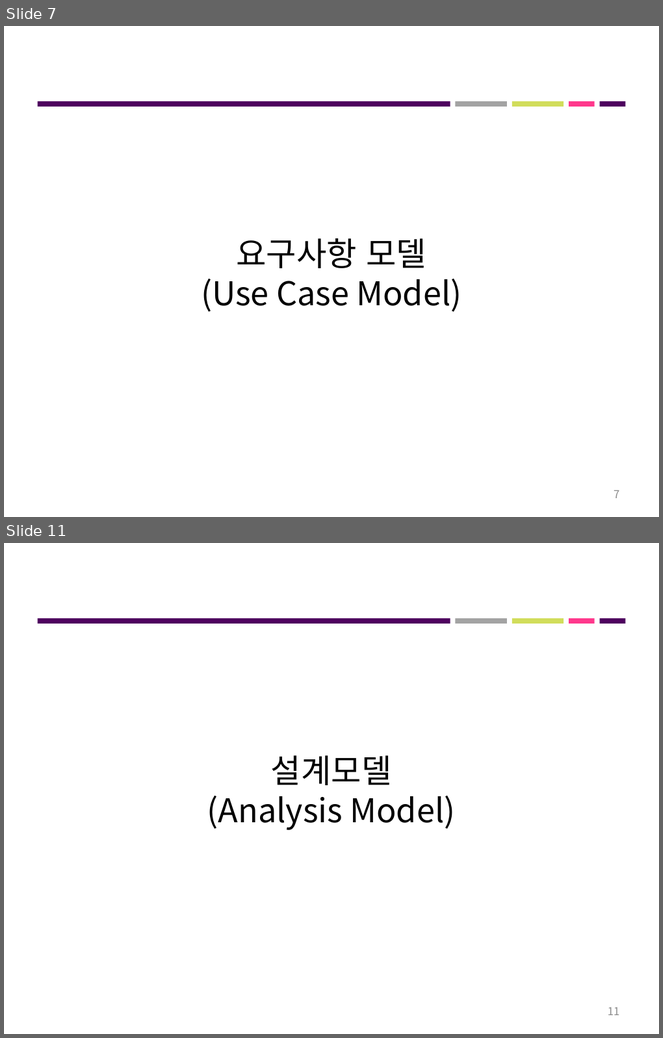
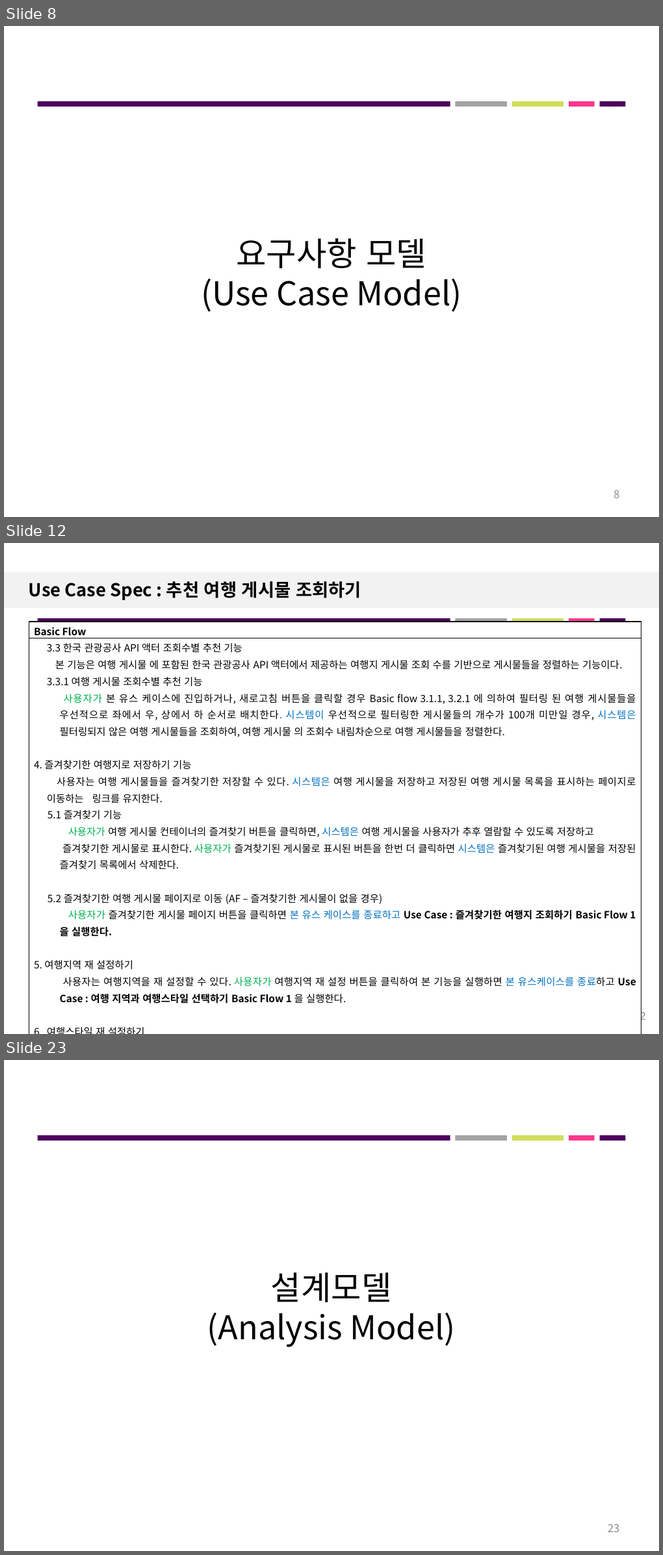
Before and after one commit to roeniss/TripPicker, a slide deck: 관리산출물/프로젝트_최종결과보고서/1팀_최종결과보고서.pptx. Shown one above the other, each under a label of ours: slides 7 and 11 before the commit, slides 8, 12 and 23 after it; the slides between them are not shown. The pictures are 663x1038 and 663x1555 pixels, drawn with LibreOffice and Linux fonts; fonts in the diff are those of the drawing; background and template pictures are left out. Boxes give left, top, right and bottom in pixels: in the first picture for what was removed or moved away, otherwise in the second. Text is boxed around its words. In the diff, an @@ line names an element or a change of style, - is before the commit and + after.

```diff
--- a/관리산출물/프로젝트_최종결과보고서/1팀_최종결과보고서.pptx
+++ b/관리산출물/프로젝트_최종결과보고서/1팀_최종결과보고서.pptx
@@ slide 12 added at bbox=[4, 543, 659, 1034], background #FFFFFF; not listed: 5 template elements that a slide beside it also shows @@
@@ rectangle added at bbox=[4, 572, 659, 608], fill #F2F2F2 @@
@@ title added at bbox=[29, 581, 362, 600], 19.5 pt, text #000000, bold @@
+Use Case Spec : 추천 여행 게시물 조회하기
@@ table added at bbox=[29, 622, 641, 1006], 2 rows, 1 columns @@
+Basic Flow
+3.3 한국 관광공사 API 액터 조회수별 추천 기능 / 본 기능은 여행 게시물 에 포함된 한국 관광공사 API 액터에서 제공하는 여행지 게시물 조회 수를 기반으로 게시물들을 정렬하는 기능이다. / 3.3.1 여행 게시물 조회수별 추천 기능 / 사용자가 본 유스 케이스에 진입하거나, 새로고침 버튼을 클릭할 경우 Basic flow 3.1.1, 3.2.1 에 의하여 필터링 된 여행 게시물들을 우선적으로 좌에서 우, 상에서 하 순서로 배치한다. 시스템이 우선적으로 필터링한 게시물들의 개수가 100개 미만일 경우, 시스템은 필터링되지 않은 여행 게시물들을 조회하여, 여행 게시물 의 조회수 내림차순으로 여행 게시물들을 정렬한다. / 4. 즐겨찾기한 여행지로 저장하기 기능 / 사용자는 여행 게시물들을 즐겨찾기한 저장할 수 있다. 시스템은 여행 게시물을 저장하고 저장된 여행 게시물 목록을 표시하는 페이지로 이동하는 링크를 유지한다. / 5.1 즐겨찾기 기능 / 사용자가 여행 게시물 컨테이너의 즐겨찾기 버튼을 클릭하면, 시스템은 여행 게시물을 사용자가 추후 열람할 수 있도록 저장하고 즐겨찾기한 게시물로 표시한다. 사용자가 즐겨찾기된 게시물로 표시된 버튼을 한번 더 클릭하면 시스템은 즐겨찾기된 여행 게시물을 저장된 즐겨찾기 목록에서 삭제한다. / 5.2 즐겨찾기한 여행 게시물 페이지로 이동 (AF – 즐겨찾기한 게시물이 없을 경우) / 사용자가 즐겨찾기한 게시물 페이지 버튼을 클릭하면 본 유스 케이스를 종료하고 Use Case : 즐겨찾기한 여행지 조회하기 Basic Flow 1을 실행한다. / 5. 여행지역 재 설정하기 / 사용자는 여행지역을 재 설정할 수 있다. 사용자가 여행지역 재 설정 버튼을 클릭하여 본 기능을 실행하면 본 유스케이스를 종료하고 Use Case : 여행 지역과 여행스타일 선택하기 Basic Flow 1 을 실행한다. / 6. 여행스타일 재 설정하기 / 사용자는 여행스타일을 재 설정할 수 있다. 사용자가 여행스타일 재 설정 버튼을 클릭하여 본 기능을 실행하면 본 유스케이스를 본 유스케이스를 종료하고 Use Case : 여행 지역과 여행스타일 선택하기 Basic Flow 4 를 실행한다.
@@ page number added at bbox=[634, 1012, 646, 1023], 12 pt, text #898989 @@
+12
@@ what was slide 7 is now slide 8 @@
@@ page number at bbox=[614, 490, 620, 499]: text changed @@
-7
+8
@@ what was slide 11 is now slide 23 @@
@@ page number at bbox=[608, 1524, 620, 1533]: text changed @@
-11
+23
```
Also in this commit, not shown: 6 slides changed, 12 other slides added, 1 slide removed, 7 other files.
